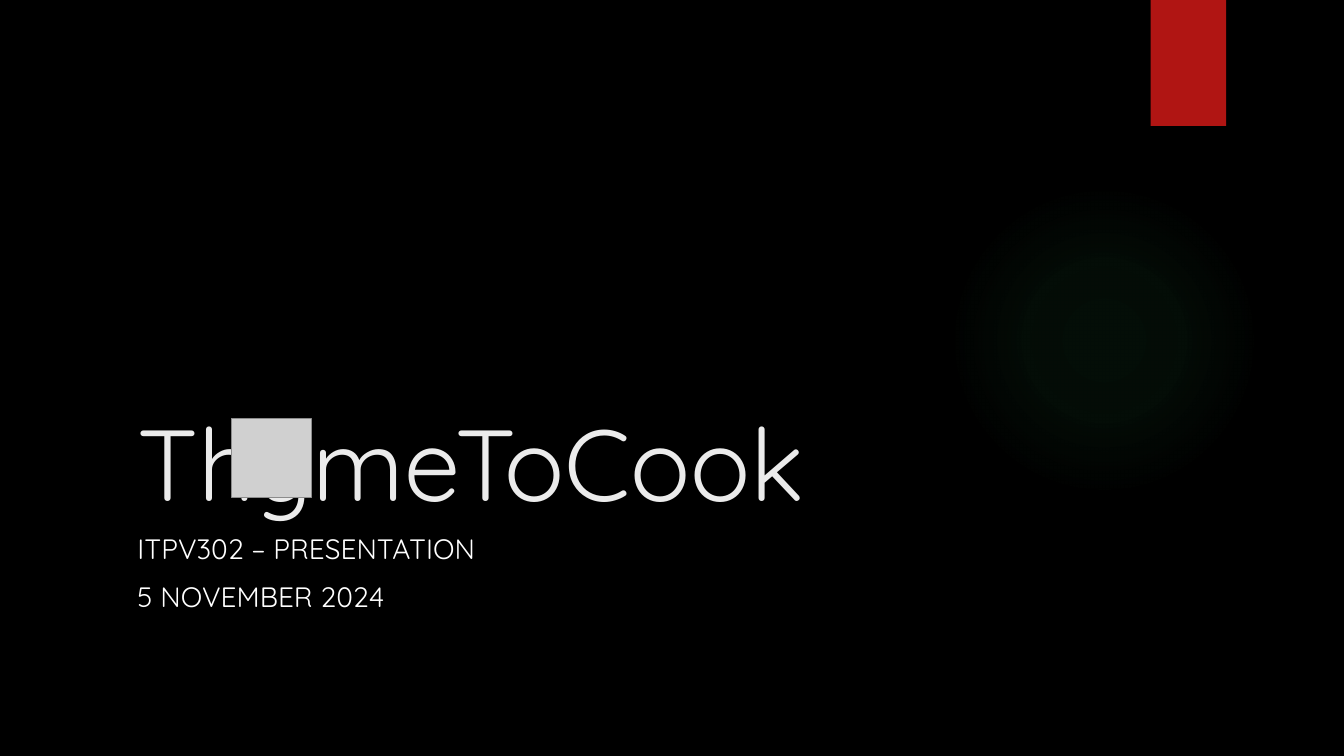
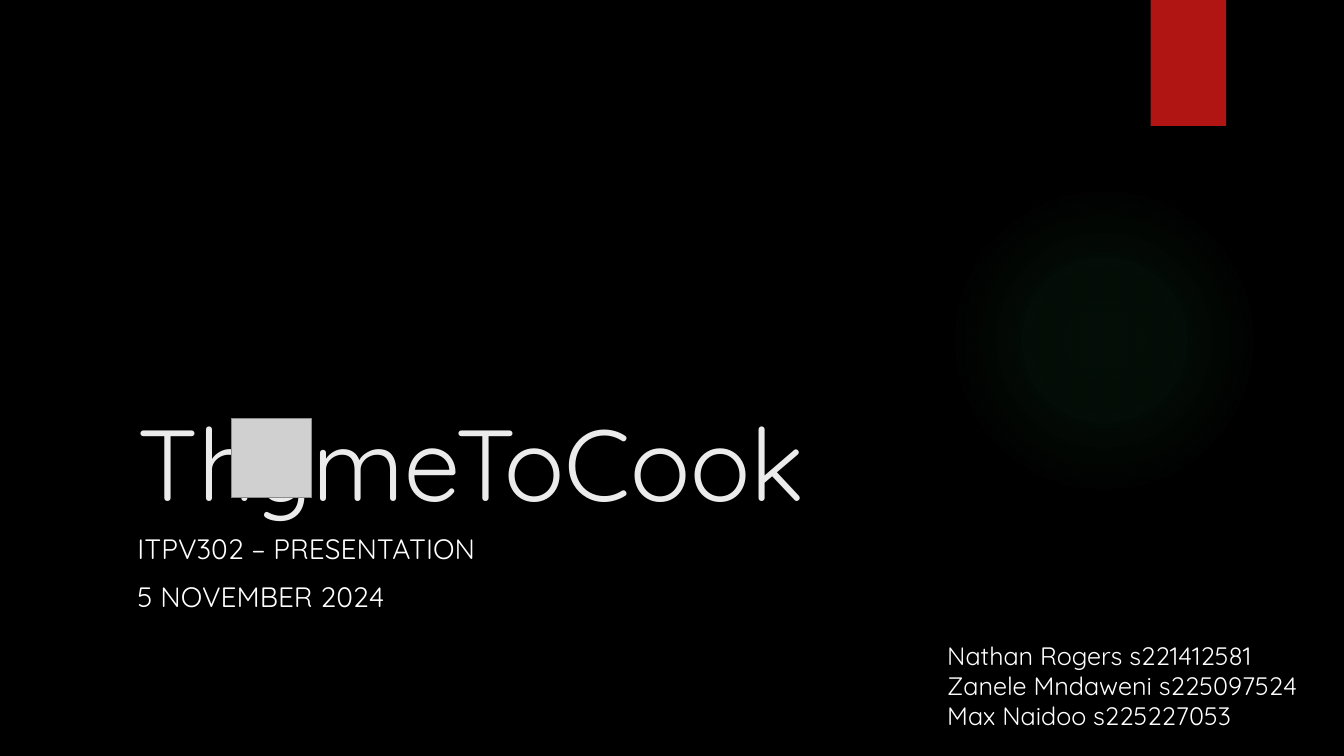
Before and after one commit to NathanTh3Gr3at/ITPV302_Project, a slide deck: slide 1 of PowerPoint Slides/ITPV302 - Presentation.pptx. Drawn at 1344x756 pixels with LibreOffice and Linux fonts; fonts in the diff are those of the drawing; grey boxes stand for pictures; background and template pictures are left out. Boxes give left, top, right and bottom in pixels: in the first picture for what was removed or moved away, otherwise in the second. Text is boxed around its words. In the diff, an @@ line names an element or a change of style, - is before the commit and + after.

```diff
--- a/PowerPoint Slides/ITPV302 - Presentation.pptx
+++ b/PowerPoint Slides/ITPV302 - Presentation.pptx
@@ text added at <box>947,646,1297,726</box>, 18 pt, text #FFFFFF @@
+Nathan Rogers s221412581
+Zanele Mndaweni s225097524
+Max Naidoo s225227053
```
Also in this commit, not shown: 1 other slide changed, 29 other files.
